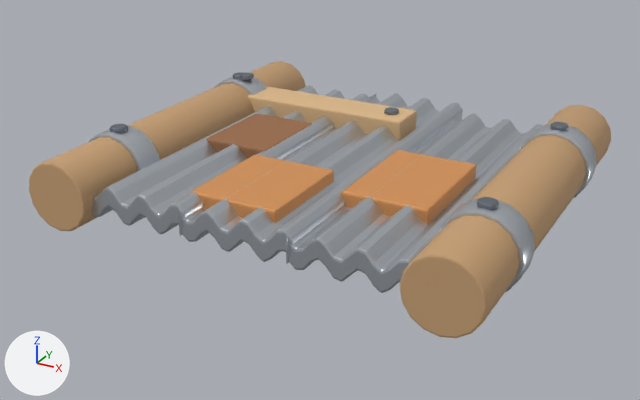
One commit to the FBX model Assets/GeneratedBaseItems/06_Scrap_Metal_Wall.fbx: the scene before it, then after it.
Rendered twice from a camera (50 mm lens) standing at (2.68, -3.76, 2.27) and looking at (-0.08, 1.27, -0.24). Lighting does not change. The marker at lower left points along +X, +Y and +Z. The first picture is the older version.

The first picture shows '06_Scrap_Metal_Wall'.
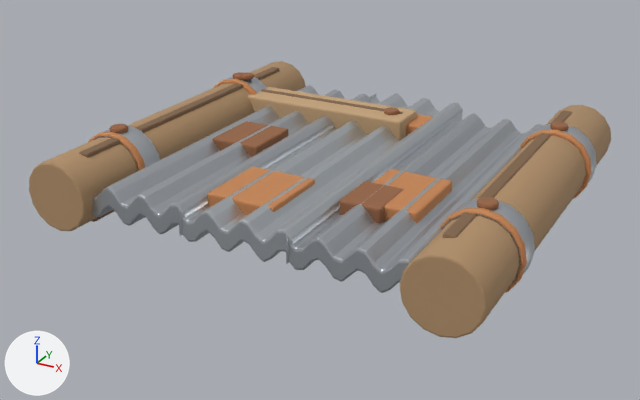
What differs and where, as boxes [x1, y1, x2, y2] in the pictures (640 x 400 px; the box of a moved part takes in the faces that stretch with it):
'06_Scrap_Metal_Wall', recoloured, surface changed, reshaped
    both: [29, 61, 611, 338]
part 1 of me_06_scrap_metal_wall_mesh_001, moved or reshaped
    before: [342, 150, 476, 224]
    after: [373, 169, 452, 223]
part 2 of me_06_scrap_metal_wall_mesh_001, moved or reshaped
    before: [190, 155, 334, 223]
    after: [339, 181, 404, 224]
part 3 of me_06_scrap_metal_wall_mesh_001, moved or reshaped
    before: [206, 113, 313, 159]
    after: [208, 167, 315, 215]
part 4 of me_06_scrap_metal_wall_mesh_001, added (brown)
    after: [213, 121, 289, 157]
part 5 of me_06_scrap_metal_wall_mesh_001, added
    after: [406, 114, 433, 136]
part 6 of me_06_scrap_metal_wall_mesh_001, added (mostly hidden)
    after: [261, 89, 403, 114]
part 7 of me_06_scrap_metal_wall_mesh_001, added
    after: [443, 111, 572, 238]
part 8 of me_06_scrap_metal_wall_mesh_001, added
    after: [79, 67, 279, 222]
part 9 of me_06_scrap_metal_wall_mesh_001, added
    after: [440, 208, 527, 293]
part 10 of me_06_scrap_metal_wall_mesh_001, added
    after: [520, 130, 592, 199]
part 11 of me_06_scrap_metal_wall_mesh_001, added
    after: [88, 132, 145, 171]
part 12 of me_06_scrap_metal_wall_mesh_001, added
    after: [214, 78, 257, 95]
part 13 of me_06_scrap_metal_wall_mesh_001, recoloured
    both: [185, 101, 436, 228]
part 14 of me_06_scrap_metal_wall_mesh_001, recoloured
    both: [110, 72, 569, 210]

Diff of the bpy script that builds the scene:
```diff
--- a/Assets/GeneratedBaseItems/06_Scrap_Metal_Wall.fbx.py
+++ b/Assets/GeneratedBaseItems/06_Scrap_Metal_Wall.fbx.py
@@ mat_wood___weathered_cedar @@
 mat_wood___weathered_cedar = principled_material('Wood | weathered cedar')
-mat_wood___weathered_cedar.base_color = (0.55, 0.34, 0.17)  # brown #c49e73
+mat_wood___weathered_cedar.base_color = (0.43, 0.27, 0.14)  # brown #af8e69
 mat_wood___weathered_cedar.roughness = 0.78
@@ mat_iron___scraped_edges @@
 mat_iron___scraped_edges = principled_material('Iron | scraped edges')
-mat_iron___scraped_edges.base_color = (0.58, 0.62, 0.67)  # light grey #c8ced6
+mat_iron___scraped_edges.base_color = (0.52, 0.55, 0.59)  # light grey #bfc4ca
 mat_iron___scraped_edges.metallic = 0.82
@@ mat_rust___orange_oxide @@
 mat_rust___orange_oxide = principled_material('Rust | orange oxide')
-mat_rust___orange_oxide.base_color = (0.74, 0.34, 0.12)  # orange #df9e61
+mat_rust___orange_oxide.base_color = (0.64, 0.28, 0.11)  # orange #d1905d
 mat_rust___orange_oxide.metallic = 0.35
@@ mat_rust___deep_brown @@
 mat_rust___deep_brown.base_color = (0.36, 0.17, 0.08)  # brown #a27350
-mat_rust___deep_brown.metallic = 0.25
-mat_rust___deep_brown.roughness = 0.8
+mat_rust___deep_brown.metallic = 0.24
+mat_rust___deep_brown.roughness = 0.84
@@ mat_wood___exposed_grain @@
 mat_wood___exposed_grain = principled_material('Wood | exposed grain')
-mat_wood___exposed_grain.base_color = (0.72, 0.48, 0.25)  # beige #ddb889
-mat_wood___exposed_grain.roughness = 0.74
+mat_wood___exposed_grain.base_color = (0.56, 0.37, 0.2)  # brown #c5a47c
+mat_wood___exposed_grain.roughness = 0.8
@@ mat_titanium___bright_bevel @@
+mat_titanium___bright_bevel = principled_material('Titanium | bright bevel')
+mat_titanium___bright_bevel.base_color = (0.6, 0.64, 0.68)  # light grey #cbd1d7
+mat_titanium___bright_bevel.metallic = 0.84
+mat_titanium___bright_bevel.roughness = 0.32
@@ me_06_scrap_metal_wall_mesh_001 @@
-me_06_scrap_metal_wall_mesh_001.from_pydata(...)  # 3332 vertices, 3134 faces; spans x -1.59..1.59, y 0.0..2.87, z -0.3..0.3
+me_06_scrap_metal_wall_mesh_001.from_pydata(...)  # 3996 vertices, 3732 faces; spans x -1.59..1.59, y 0.0..2.87, z -0.3..0.3
+# me_06_scrap_metal_wall_mesh_001 part 1: the loose piece of 56 vertices spanning x 0.36..0.94, y 0.72..1.58, z -0.12..0.12 is scaled about its middle by (0.752, 0.676, 0.955), then moved by (0.03, -0.2, 0.0)
+# me_06_scrap_metal_wall_mesh_001 part 2: the loose piece of 56 vertices spanning x -0.46..0.16, y 0.28..1.02, z -0.12..0.12 is scaled about its middle by (0.437, 0.469, 1), then moved by (0.7, 0.13, 0.0), in mat_rust___deep_brown (brown #9e6c4b)
+# me_06_scrap_metal_wall_mesh_001 part 3: the loose piece of 56 vertices spanning x -0.94..-0.42, y 1.11..1.79, z -0.12..0.12 is scaled about its middle by (0.921, 0.759, 0.955), then moved by (0.56, -0.87, 0.0), in mat_rust___orange_oxide (orange #d1905d)
+# me_06_scrap_metal_wall_mesh_001 part 4: the loose piece of 56 vertices spanning x -0.94..-0.42, y 1.11..1.79, z -0.12..0.12 is copied, and the copy is scaled about its middle by (0.722, 0.654, 0.955), then moved by (-0.04, -0.07, 0.0); it spans x -0.91..-0.53, y 1.15..1.61, z -0.12..0.12
+# me_06_scrap_metal_wall_mesh_001 part 5: the loose piece of 56 vertices spanning x -1.36..0.19, y 1.99..2.31, z -0.17..0.17 is copied, and the copy is scaled about its middle by (0.198, 0.869, 0.661), then moved by (0.73, 0.1, 0.0), in mat_rust___orange_oxide (orange #d1905d); it spans x -0.01..0.31, y 2.11..2.39, z -0.12..0.12
+# me_06_scrap_metal_wall_mesh_001 part 6: the loose piece of 56 vertices spanning x -1.36..0.19, y 1.99..2.31, z -0.17..0.17 is copied, and the copy is scaled about its middle by (0.915, 0.146, 1.05), then moved by (0.0, 0.03, 0.0), in mat_wood___charred_and_stained (brown #81654b); it spans x -1.29..0.13, y 2.15..2.21, z -0.18..0.18
+# me_06_scrap_metal_wall_mesh_001 part 7: a new loose piece of 56 vertices spanning x 1.22..1.3, y 0.22..2.62, z -0.25..0.25, in mat_wood___charred_and_stained (brown #81654b)
+# me_06_scrap_metal_wall_mesh_001 part 8: a new loose piece of 56 vertices spanning x -1.3..-1.22, y 0.22..2.62, z -0.25..0.25, in mat_wood___charred_and_stained (brown #81654b)
+# me_06_scrap_metal_wall_mesh_001 part 9: 96 vertices added at x 1.05..1.59, y 0.54..0.6, z -0.27..0.27
+# me_06_scrap_metal_wall_mesh_001 part 10: 96 vertices added at x 1.05..1.59, y 2.04..2.1, z -0.27..0.27
+# me_06_scrap_metal_wall_mesh_001 part 11: 96 vertices added at x -1.59..-1.05, y 0.54..0.6, z -0.27..0.27
+# me_06_scrap_metal_wall_mesh_001 part 12: 96 vertices added at x -1.59..-1.05, y 2.04..2.1, z -0.27..0.27
+# me_06_scrap_metal_wall_mesh_001 part 13: 330 faces spanning x -0.39..0.39, y 0.07..2.81, z -0.12..0.12 switch from mat_iron___scraped_edges (light grey #c8ced6) to mat_titanium___bright_bevel (light grey #cbd1d7)
+# me_06_scrap_metal_wall_mesh_001 part 14: 1240 faces spanning x -1.38..1.38, y 0.59..2.21, z -0.3..0.3 switch from mat_iron___dark_forged_steel (grey #7c848e) to mat_rust___deep_brown (brown #9e6c4b)
 me_06_scrap_metal_wall_mesh_001.materials.append(mat_wood___weathered_cedar)
@@ me_06_scrap_metal_wall_mesh_001 @@
 me_06_scrap_metal_wall_mesh_001.materials.append(mat_wood___exposed_grain)
+me_06_scrap_metal_wall_mesh_001.materials.append(mat_wood___charred_and_stained)  # brown #81654b
```
